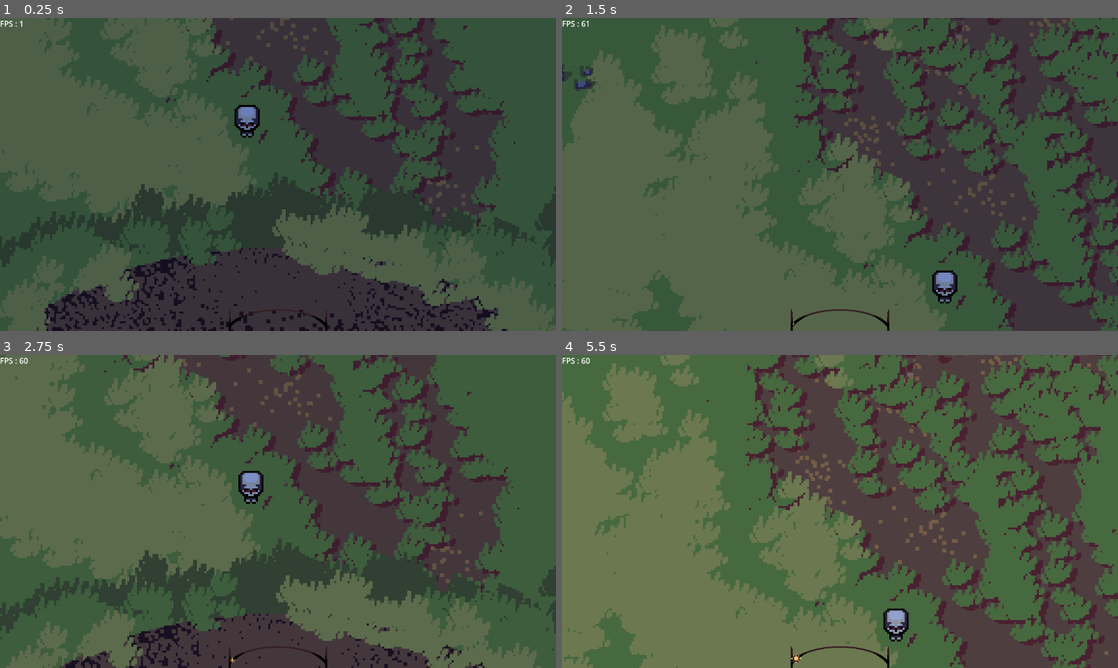
Above: before the commit, frames 1-4 (two rows, left to right).
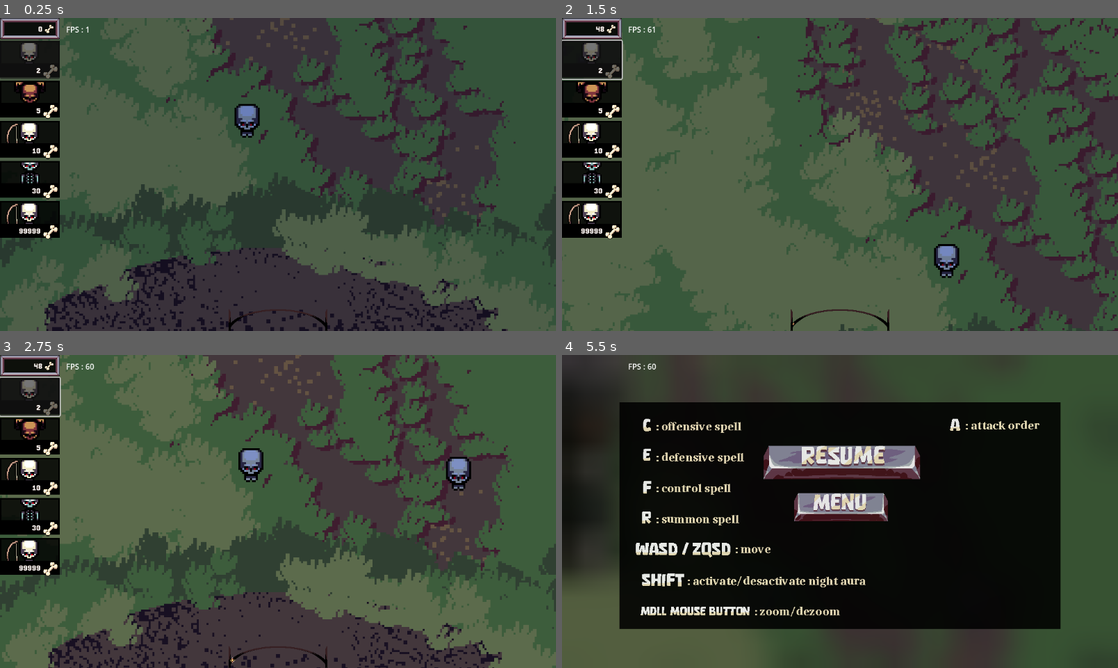
Above: after the commit, the same moments.

Repository: Senjia12/Gamejam2
Game: Godot game, scene res://Level/main.tscn
The game is run twice, just before and just after one commit, with the same random seed, the same clock (stepped at 60 frames per second) and the same inputs.
Inputs (mouse positions are in pixels of both pictures, inside the frame that each line leads up to):
- Up to frame 1 (0.25 s): no input
- Up to frame 2 (1.5 s): click (589, 58) at 0.52 s; move the mouse to (962, 158) at 1.27 s; hold D (right) from 1.28 s (still down); click (962, 158) at 1.35 s
- Up to frame 3 (2.75 s): move the mouse to (166, 527) at 2.02 s; release D (right) at 2.03 s; hold S (down) from 2.03 s (still down); tap Q (attack) at 2.1 s; click (166, 527) at 2.3 s
- Up to frame 4 (5.5 s): move the mouse to (895, 442) at 2.77 s; release S (down) at 2.78 s; hold D (right) 2.78-3.53 s; right-click (895, 442) at 2.85 s; click (895, 442) at 3.05 s; move the mouse to (812, 574) at 3.52 s; hold W (up) 3.53-4.28 s; click (812, 574) at 3.6 s; move the mouse to (1006, 558) at 4.27 s; hold A (left) from 4.28 s (still down); click (1006, 558) at 4.35 s; tap Escape (esc, bound only after the commit) at 4.9 s; move the mouse to (673, 464) at 5.02 s; tap Q (attack) at 5.1 s; click (673, 464) at 5.3 s

The runs differ from the first frame. In frame 1, 7.2% of the frame differs, in the area x 0-47%, y 0-71%; in frame 2, 39%; in frame 3, 42%; in frame 4, 86%, in the area x 0-100%, y 0-100%.

Commit message:
achat de squellete base

Diff:
--- a/coincoin/Globals.gd
+++ b/coincoin/Globals.gd
@@ -2,7 +2,8 @@
 
 
 var night := true
-
+var bone_counter
+var bone_pill
 
 
 var player
--- a/coincoin/Level/Cam controller/unit_select.gd
+++ b/coincoin/Level/Cam controller/unit_select.gd
@@ -9,6 +9,7 @@
 
 const CURSEUR_BASE = preload("res://UI/curseur base.png")
 const EPEE = preload("res://UI/épée.png")
+const BOTTE = preload("res://UI/botte.png")
 const MARQUEUR = preload("res://UI/Marqueur/marqueur.tscn")
 
 var a_pressed := false
@@ -28,7 +29,7 @@
 		a_pressed = true
 		Input.set_custom_mouse_cursor(EPEE)
 	if Input.is_action_just_released("click_gauche") && a_pressed && Globals.unit_select != []:
-		Input.set_custom_mouse_cursor(CURSEUR_BASE)
+		Input.set_custom_mouse_cursor(BOTTE,0,Vector2(16,16))
 		a_pressed = false
 		var marqueur_instance = MARQUEUR.instantiate()
 		marqueur_instance.position = get_global_mouse_position()
@@ -57,6 +58,8 @@
 				queue_redraw()
 		elif event.button_index != MOUSE_BUTTON_LEFT:
 			Input.set_custom_mouse_cursor(CURSEUR_BASE)
+			if Globals.unit_select != []:
+				Input.set_custom_mouse_cursor(BOTTE,0,Vector2(16,16))
 			a_pressed = false
 	elif event is InputEventMouseMotion:
 		if selecting:
@@ -82,3 +85,7 @@
 		else:
 			unit.is_selected = false
 			Globals.unit_select.erase(unit)
+	if Globals.unit_select != []:
+		Input.set_custom_mouse_cursor(BOTTE,0,Vector2(16,16))
+	else:
+		Input.set_custom_mouse_cursor(CURSEUR_BASE)
--- a/coincoin/Level/fosse_a_squellette.gd
+++ b/coincoin/Level/fosse_a_squellette.gd
@@ -2,6 +2,22 @@
 
 
 @onready var state := [preload("res://Level/Décor/fosse/fosse 0.png"), preload("res://Level/Décor/fosse/fosse 1.png"),  …(287 unchanged characters)…
+const POTI_SQUELLETTE = preload("res://Unit/poti squellette/poti squellette.tscn")
+@onready var spawn_parent: NavigationRegion2D = $"../Terrain/NavigationRegion2D"
+
+
+@onready var pos: Node2D = $"spawn pos/pos"
+
+var next_spawn
+
+func _ready() -> void:
+	Globals.bone_pill = self
+
+
+func spawn(what):
+	$"spawn pos".global_rotation = randi()%360
+	next_spawn = what
+	$delay.start()
 
 
 func update_state(squellette):
@@ -21,3 +37,14 @@
 		texture = state[6]
 	else:
 		texture = state[7]
+
+
+func _on_delay_timeout() -> void:
+	if $"spawn pos/pos/Area2D".get_overlapping_bodies() == []:
+		if next_spawn == "poti squellette":
+			var poti_squellette = POTI_SQUELLETTE.instantiate()
+			poti_squellette.global_position = pos.global_position
+			spawn_parent.add_child(poti_squellette)
+	else:
+		$"spawn pos".global_rotation = randi()%360
+		$delay.start()
--- a/coincoin/Level/main.tscn
+++ b/coincoin/Level/main.tscn
@@ -10,12 +10,29 @@
 [ext_resource type="Script" path="res://Level/Décor/terrain generation.gd" id="8_qxubo"]
 [ext_resource type="Script" path="res://Level/day_night_cycle.gd" id="9_d34sj"]
 [ext_resource type="Script" path="res://UI/fps.gd" id="9_wtiph"]
+[ext_resource type="Shader" path="res://UI/shader/blur.gdshader" id="10_hnh7q"]
 [ext_resource type="Texture2D" uid="uid://d1uo675bmndvh" path="res://UI/image.png" id="10_ldxxe"]
 [ext_resource type="Texture2D" uid="uid://cokvtcd1t40xj" path="res://UI/image (2).png" id="11_63304"]
 [ext_resource type="Texture2D" uid="uid://b6f3mwv8lv8sb" path="res://UI/image (1).png" id="12_kqbog"]
+[ext_resource type="Texture2D" uid="uid://du5owmsa1h44x" path="res://UI/achat squellette/compteur_os.png" id="13_6ucth"]
+[ext_resource type="Texture2D" uid="uid://cmcqbv7c78lfi" path="res://UI/achat squellette/ui_invoccheval.png" id="14_hp4yc"]
+[ext_resource type="Texture2D" uid="uid://qm4qayohc6o2" path="res://UI/achat squellette/ui_invocsquelett.png" id="14_phhdv"]
+[ext_resource type="Script" path="res://UI/achat squellette/conteur_os.gd" id="14_un8gy"]
+[ext_resource type="Texture2D" uid="uid://c32vjslcfxsf1" path="res://UI/uiiiiipause.png" id="15_28fe6"]
+[ext_resource type="Script" path="res://Level/pause_menu.gd" id="15_chd8v"]
+[ext_resource type="FontFile" uid="uid://cxsyqol86cuds" path="res://UI/BabaMediumPixels.ttf" id="15_yflrp"]
+[ext_resource type="Texture2D" uid="uid://bxi5yaosa0s0e" path="res://UI/achat squellette/ui_invocexplo.png" id="16_o4s5s"]
+[ext_resource type="Script" path="res://Level/spawner.gd" id="17_2p2yo"]
+[ext_resource type="Texture2D" uid="uid://cqvxpk3cgjdav" path="res://UI/achat squellette/ui_invoclong.png" id="17_68tkg"]
+[ext_resource type="Texture2D" uid="uid://b74v2tx5yh5mt" path="res://UI/achat squellette/ui_invocsqueletarchert.png" id="18_i3vpa"]
+[ext_resource type="Texture2D" uid="uid://sgj7p62oaxct" path="res://UI/achat squellette/ui_invocgros.png" id="20_lis2n"]
+[ext_resource type="Texture2D" uid="uid://ghj70d1f3p5n" path="res://UI/achat squellette/ui_invocgeant.png" id="21_btisa"]
 
 [sub_resource type="CircleShape2D" id="CircleShape2D_r3k5b"]
 radius = 162.788
+
+[sub_resource type="CircleShape2D" id="CircleShape2D_1dfrv"]
+radius = 11.0
 
 [sub_resource type="TileSetAtlasSource" id="TileSetAtlasSource_8v671"]
 texture = ExtResource("7_iuip1")
@@ -218,13 +235,23 @@
 }
 point_count = 14
 
+[sub_resource type="ShaderMaterial" id="ShaderMaterial_uoxe0"]
+shader = ExtResource("10_hnh7q")
+shader_parameter/lod = 5.0
+shader_parameter/mix_percentage = 0.2
+
 [node name="Main" type="Node2D"]
 
 [node name="Cam controller" type="Camera2D" parent="."]
 position = Vector2(0, -137)
 zoom = Vector2(4, 4)
+limit_left = -5000
+limit_top = -5000
+limit_right = 5000
+limit_bottom = 5000
+limit_smoothed = true
 position_smoothing_enabled = true
-position_smoothing_speed = 12.0
+position_smoothing_speed = 10.0
 script = ExtResource("2_x58xy")
 
 [node name="Nécromancien" parent="." instance=ExtResource("3_6rrow")]
@@ -247,14 +274,31 @@
 scale = Vector2(1, 0.63)
 shape = SubResource("CircleShape2D_r3k5b")
 
+[node name="spawn pos" type="Node2D" parent="Fosse a squellette"]
+
+[node name="pos" type="Node2D" parent="Fosse a squellette/spawn pos"]
+position = Vector2(177, 0)
+
+[node name="Area2D" type="Area2D" parent="Fosse a squellette/spawn pos/pos"]
+collision_layer = 4
+collision_mask = 4
+
+[node name="CollisionShape2D" type="CollisionShape2D" parent="Fosse a squellette/spawn pos/pos/Area2D"]
+shape = SubResource("CircleShape2D_1dfrv")
+
+[node name="delay" type="Timer" parent="Fosse a squellette"]
+wait_time = 0.01
+one_shot = true
+
 [node name="Terrain" type="TileMapLayer" parent="."]
-z_index = -4096
+z_index = -1000
 tile_map_data = PackedByteArray("AAD/////AAAAAAAAAAD//wAAAAAAAAAAAAAAAAAAAAAAAAAAAAAAAP//AAAAAAAAAAD+////AAAAAAAAAAD+/w …(944 unchanged characters)…
 tile_set = SubResource("TileSet_t4kdc")
 script = ExtResource("8_qxubo")
 
 [node name="NavigationRegion2D" type="NavigationRegion2D" parent="Terrain"]
 visible = false
+z_index = 1000
 y_sort_enabled = true
 navigation_polygon = SubResource("NavigationPolygon_ihopg")
 
@@ -270,9 +314,6 @@
 [node name="Squellette prefab" parent="Terrain/NavigationRegion2D" instance=ExtResource("8_npqbc")]
 position = Vector2(-16, -156)
 
-[node name="Camera2D" type="Camera2D" parent="."]
-zoom = Vector2(0.1, 0.1)
-
 [node name="ysort" type="Node2D" parent="."]
 y_sort_enabled = true
 
@@ -290,12 +331,6 @@
 one_shot = true
 
 [node name="CanvasLayer" type="CanvasLayer" parent="."]
-
-[node name="fps" type="Label" parent="CanvasLayer"]
-offset_right = 40.0
-offset_bottom = 23.0
-text = "FPS : "
-script = ExtResource("9_wtiph")
 
 [node name="day night" type="Control" parent="CanvasLayer"]
 layout_mode = 3
@@ -344,6 +379,382 @@
 [node name="Sprite2D" type="Sprite2D" parent="CanvasLayer/day night/Path2D/soleil"]
 texture = ExtResource("12_kqbog")
 
+[node name="achat squellette" type="VBoxContainer" parent="CanvasLayer"]
+anchors_preset = 9
+anchor_bottom = 1.0
+offset_right = 124.0
+grow_vertical = 2
+
+[node name="conteur os" type="TextureRect" parent="CanvasLayer/achat squellette"]
+layout_mode = 2
+texture = ExtResource("13_6ucth")
+expand_mode = 5
+script = ExtResource("14_un8gy")
+
+[node name="Label" type="Label" parent="CanvasLayer/achat squellette/conteur os"]
+layout_mode = 1
+anchors_preset = 7
+anchor_left = 0.5
+anchor_top = 1.0
+anchor_right = 0.5
+anchor_bottom = 1.0
+offset_left = -61.0
+offset_top = -35.937
+offset_right = 27.0
+offset_bottom = -4.93701
+grow_horizontal = 2
+grow_vertical = 0
+theme_override_colors/font_color = Color(1, 1, 1, 1)
+theme_override_colors/font_outline_color = Color(0.784314, 0.607843, 0.52549, 1)
+theme_override_constants/outline_size = 1
+theme_override_fonts/font = ExtResource("15_yflrp")
+text = "0"
+horizontal_alignment = 2
+vertical_alignment = 1
+
+[node name="poti squellette" type="TextureRect" parent="CanvasLayer/achat squellette"]
+layout_mode = 2
+texture = ExtResource("14_phhdv")
+expand_mode = 5
+script = ExtResource("17_2p2yo")
+
+[node name="spawn" type="Button" parent="CanvasLayer/achat squellette/poti squellette"]
+layout_mode = 1
+anchors_preset = 15
+anchor_right = 1.0
+anchor_bottom = 1.0
+grow_horizontal = 2
+grow_vertical = 2
+
+[node name="Label" type="Label" parent="CanvasLayer/achat squellette/poti squellette"]
+layout_mode = 1
+anchors_preset = 7
+anchor_left = 0.5
+anchor_top = 1.0
+anchor_right = 0.5
+anchor_bottom = 1.0
+offset_left = -61.5
+offset_top = -28.9625
+offset_right = 22.5
+offset_bottom = -4.9625
+grow_horizontal = 2
+grow_vertical = 0
+theme_override_colors/font_color = Color(1, 1, 1, 1)
+theme_override_colors/font_outline_color = Color(0.784314, 0.607843, 0.52549, 1)
+theme_override_constants/outline_size = 1
+theme_override_fonts/font = ExtResource("15_yflrp")
+text = "2"
+horizontal_alignment = 2
+vertical_alignment = 1
+
+[node name="squellette explo" type="TextureRect" parent="CanvasLayer/achat squellette"]
+layout_mode = 2
+texture = ExtResource("16_o4s5s")
+expand_mode = 5
+script = ExtResource("17_2p2yo")
+
+[node name="spawn" type="Button" parent="CanvasLayer/achat squellette/squellette explo"]
+visible = false
+layout_mode = 1
+anchors_preset = 15
+anchor_right = 1.0
+anchor_bottom = 1.0
+grow_horizontal = 2
+grow_vertical = 2
+
+[node name="Label" type="Label" parent="CanvasLayer/achat squellette/squellette explo"]
+layout_mode = 1
+anchors_preset = 7
+anchor_left = 0.5
+anchor_top = 1.0
+anchor_right = 0.5
+anchor_bottom = 1.0
+offset_left = -61.5
+offset_top = -28.9625
+offset_right = 22.5
+offset_bottom = -4.9625
+grow_horizontal = 2
+grow_vertical = 0
+theme_override_colors/font_color = Color(1, 1, 1, 1)
+theme_override_colors/font_outline_color = Color(0.784314, 0.607843, 0.52549, 1)
+theme_override_constants/outline_size = 1
+theme_override_fonts/font = ExtResource("15_yflrp")
+text = "5"
+horizontal_alignment = 2
+vertical_alignment = 1
+
+[node name="squellette arché" type="TextureRect" parent="CanvasLayer/achat squellette"]
+layout_mode = 2
+texture = ExtResource("18_i3vpa")
+expand_mode = 5
+script = ExtResource("17_2p2yo")
+
+[node name="spawn" type="Button" parent="CanvasLayer/achat squellette/squellette arché"]
+visible = false
+layout_mode = 1
+anchors_preset = 15
+anchor_right = 1.0
+anchor_bottom = 1.0
+grow_horizontal = 2
+grow_vertical = 2
+
+[node name="Label" type="Label" parent="CanvasLayer/achat squellette/squellette arché"]
+layout_mode = 1
+anchors_preset = 7
+anchor_left = 0.5
+anchor_top = 1.0
+anchor_right = 0.5
+anchor_bottom = 1.0
+offset_left = -61.5
+offset_top = -28.9625
+offset_right = 22.5
+offset_bottom = -4.9625
+grow_horizontal = 2
+grow_vertical = 0
+theme_override_colors/font_color = Color(1, 1, 1, 1)
+theme_override_colors/font_outline_color = Color(0.784314, 0.607843, 0.52549, 1)
+theme_override_constants/outline_size = 1
+theme_override_fonts/font = ExtResource("15_yflrp")
+text = "10"
+horizontal_alignment = 2
+vertical_alignment = 1
+
+[node name="squellette range" type="TextureRect" parent="CanvasLayer/achat squellette"]
+layout_mode = 2
+texture = ExtResource("17_68tkg")
+expand_mode = 5
+script = ExtResource("17_2p2yo")
+
+[node name="spawn" type="Button" parent="CanvasLayer/achat squellette/squellette range"]
+visible = false
+layout_mode = 1
+anchors_preset = 15
+anchor_right = 1.0
+anchor_bottom = 1.0
+grow_horizontal = 2
+grow_vertical = 2
+
+[node name="Label" type="Label" parent="CanvasLayer/achat squellette/squellette range"]
+layout_mode = 1
+anchors_preset = 7
+anchor_left = 0.5
+anchor_top = 1.0
+anchor_right = 0.5
+anchor_bottom = 1.0
+offset_left = -61.5
+offset_top = -28.9625
+offset_right = 22.5
+offset_bottom = -4.9625
+grow_horizontal = 2
+grow_vertical = 0
+theme_override_colors/font_color = Color(1, 1, 1, 1)
+theme_override_colors/font_outline_color = Color(0.784314, 0.607843, 0.52549, 1)
+theme_override_constants/outline_size = 1
+theme_override_fonts/font = ExtResource("15_yflrp")
+text = "30"
+horizontal_alignment = 2
+vertical_alignment = 1
+
+[node name="squellette mortier" type="TextureRect" parent="CanvasLayer/achat squellette"]
+layout_mode = 2
+texture = ExtResource("18_i3vpa")
+expand_mode = 5
+script = ExtResource("17_2p2yo")
+
+[node name="spawn" type="Button" parent="CanvasLayer/achat squellette/squellette mortier"]
+visible = false
+layout_mode = 1
+anchors_preset = 15
+anchor_right = 1.0
+anchor_bottom = 1.0
+grow_horizontal = 2
+grow_vertical = 2
+
+[node name="Label" type="Label" parent="CanvasLayer/achat squellette/squellette mortier"]
+layout_mode = 1
+anchors_preset = 7
+anchor_left = 0.5
+anchor_top = 1.0
+anchor_right = 0.5
+anchor_bottom = 1.0
+offset_left = -61.5
+offset_top = -28.9625
+offset_right = 22.5
+offset_bottom = -4.9625
+grow_horizontal = 2
+grow_vertical = 0
+theme_override_colors/font_color = Color(1, 1, 1, 1)
+theme_override_colors/font_outline_color = Color(0.784314, 0.607843, 0.52549, 1)
+theme_override_constants/outline_size = 1
+theme_override_fonts/font = ExtResource("15_yflrp")
+text = "99999"
+horizontal_alignment = 2
+vertical_alignment = 1
+
+[node name="squellette ponnay" type="TextureRect" parent="CanvasLayer/achat squellette"]
+visible = false
+layout_mode = 2
+texture = ExtResource("14_hp4yc")
+expand_mode = 5
+script = ExtResource("17_2p2yo")
+
+[node name="spawn" type="Button" parent="CanvasLayer/achat squellette/squellette ponnay"]
+visible = false
+layout_mode = 1
+anchors_preset = 15
+anchor_right = 1.0
+anchor_bottom = 1.0
+grow_horizontal = 2
+grow_vertical = 2
+
+[node name="Label" type="Label" parent="CanvasLayer/achat squellette/squellette ponnay"]
+layout_mode = 1
+anchors_preset = 7
+anchor_left = 0.5
+anchor_top = 1.0
+anchor_right = 0.5
+anchor_bottom = 1.0
+offset_left = -61.5
+offset_top = -28.9625
+offset_right = 22.5
+offset_bottom = -4.9625
+grow_horizontal = 2
+grow_vertical = 0
+theme_override_colors/font_color = Color(1, 1, 1, 1)
+theme_override_colors/font_outline_color = Color(0.784314, 0.607843, 0.52549, 1)
+theme_override_constants/outline_size = 1
+theme_override_fonts/font = ExtResource("15_yflrp")
+text = "25"
+horizontal_alignment = 2
+vertical_alignment = 1
+
+[node name="squellette gros" type="TextureRect" parent="CanvasLayer/achat squellette"]
+visible = false
+layout_mode = 2
+texture = ExtResource("20_lis2n")
+expand_mode = 5
+script = ExtResource("17_2p2yo")
+
+[node name="spawn" type="Button" parent="CanvasLayer/achat squellette/squellette gros"]
+visible = false
+layout_mode = 1
+anchors_preset = 15
+anchor_right = 1.0
+anchor_bottom = 1.0
+grow_horizontal = 2
+grow_vertical = 2
+
+[node name="Label" type="Label" parent="CanvasLayer/achat squellette/squellette gros"]
+layout_mode = 1
+anchors_preset = 7
+anchor_left = 0.5
+anchor_top = 1.0
+anchor_right = 0.5
+anchor_bottom = 1.0
+offset_left = -61.5
+offset_top = -28.9625
+offset_right = 22.5
+offset_bottom = -4.9625
+grow_horizontal = 2
+grow_vertical = 0
+theme_override_colors/font_color = Color(1, 1, 1, 1)
+theme_override_colors/font_outline_color = Color(0.784314, 0.607843, 0.52549, 1)
+theme_override_constants/outline_size = 1
+theme_override_fonts/font = ExtResource("15_yflrp")
+text = "25
+"
+horizontal_alignment = 2
+vertical_alignment = 1
+
+[node name="squellette énorme" type="TextureRect" parent="CanvasLayer/achat squellette"]
+visible = false
+layout_mode = 2
+texture = ExtResource("21_btisa")
+expand_mode = 5
+script = ExtResource("17_2p2yo")
+
+[node name="spawn" type="Button" parent="CanvasLayer/achat squellette/squellette énorme"]
+visible = false
+layout_mode = 1
+anchors_preset = 15
+anchor_right = 1.0
+anchor_bottom = 1.0
+grow_horizontal = 2
+grow_vertical = 2
+
+[node name="Label" type="Label" parent="CanvasLayer/achat squellette/squellette énorme"]
+layout_mode = 1
+anchors_preset = 7
+anchor_left = 0.5
+anchor_top = 1.0
+anchor_right = 0.5
+anchor_bottom = 1.0
+offset_left = -61.5
+offset_top = -28.9625
+offset_right = 22.5
+offset_bottom = -4.9625
+grow_horizontal = 2
+grow_vertical = 0
+theme_override_colors/font_color = Color(1, 1, 1, 1)
+theme_override_colors/font_outline_color = Color(0.784314, 0.607843, 0.52549, 1)
+theme_override_constants/outline_size = 1
+theme_override_fonts/font = ExtResource("15_yflrp")
+text = "100"
+horizontal_alignment = 2
+vertical_alignment = 1
+
+[node name="pause menu" type="ColorRect" parent="CanvasLayer"]
+process_mode = 3
+visible = false
+material = SubResource("ShaderMaterial_uoxe0")
+anchors_preset = 15
+anchor_right = 1.0
+anchor_bottom = 1.0
+grow_horizontal = 2
+grow_vertical = 2
+script = ExtResource("15_chd8v")
+
+[node name="pause menu" type="TextureRect" parent="CanvasLayer/pause menu"]
+layout_mode = 1
+anchors_preset = 8
+anchor_left = 0.5
+anchor_top = 0.5
+anchor_right = 0.5
+anchor_bottom = 0.5
+offset_left = -576.0
+offset_top = -324.0
+offset_right = 576.0
+offset_bottom = 324.0
+grow_horizontal = 2
+grow_vertical = 2
+texture = ExtResource("15_28fe6")
+
+[node name="resume" type="Button" parent="CanvasLayer/pause menu"]
+modulate = Color(1, 1, 1, 0)
+layout_mode = 1
+anchors_preset = 8
+anchor_left = 0.5
+anchor_top = 0.5
+anchor_right = 0.5
+anchor_bottom = 0.5
+offset_left = -159.0
+offset_top = -135.385
+offset_right = 166.0
+offset_bottom = -69.385
+grow_horizontal = 2
+grow_vertical = 2
+
+[node name="fps" type="Label" parent="CanvasLayer"]
+process_mode = 3
+offset_left = 137.0
+offset_top = 12.0
+offset_right = 177.0
+offset_bottom = 35.0
+text = "FPS : "
+script = ExtResource("9_wtiph")
+
+[connection signal="timeout" from="Fosse a squellette/delay" to="Fosse a squellette" method="_on_delay_timeout"]
 [connection signal="timeout" from="Terrain/NavigationRegion2D/Delay" to="Terrain" method="_on_delay_timeout"]
 [connection signal="animation_finished" from="day_night cycle" to="day_night cycle" method="_on_animation_finished"]
 [connection signal="timeout" from="day_night cycle/day duration" to="day_night cycle" method="_on_day_duration_timeout"]
+[connection signal="pressed" from="CanvasLayer/pause menu/resume" to="CanvasLayer/pause menu" method="_on_resume_pressed"]
--- /dev/null
+++ b/coincoin/Level/pause_menu.gd
@@ -0,0 +1,23 @@
+extends ColorRect
+
+
+
+
+
+
+
+
+
+func _physics_process(delta: float) -> void:
+	if Input.is_action_just_pressed("esc"):
+		if !is_visible_in_tree():
+			show()
+			get_tree().paused = true
+		else:
+			hide()
+			get_tree().paused = false
+
+
+func _on_resume_pressed() -> void:
+	hide()
+	get_tree().paused = false
--- /dev/null
+++ b/coincoin/Level/spawner.gd
@@ -0,0 +1,13 @@
+extends TextureRect
+
+@export var cost := 2
+@export var type := "poti squellette"
+
+
+func _ready() -> void:
+	$spawn.connect("pressed",Callable(self,"spawn"))
+
+
+func spawn():
+	if Globals.bone_counter.cost(cost):
+		Globals.bone_pill.spawn("poti squellette")
--- /dev/null
+++ b/coincoin/UI/achat squellette/conteur_os.gd
@@ -0,0 +1,24 @@
+extends TextureRect
+
+
+var current_bones := 50
+@onready var display: Label = $Label
+
+
+func _ready() -> void:
+	Globals.bone_counter = self
+
+
+func add_bones(bones):
+	current_bones += bones
+	display.text = str(current_bones)
+	Globals.bone_pill.update_state(current_bones)
+
+
+func cost(bones):
+	if bones <= current_bones:
+		current_bones -= bones
+		display.text = str(current_bones)
+		Globals.bone_pill.update_state(current_bones)
+		return true
+	return false
--- /dev/null
+++ b/coincoin/UI/shader/blur.gdshader
@@ -0,0 +1,11 @@
+shader_type canvas_item;
+
+uniform float lod: hint_range(0.0, 5.0) = 5.0;
+uniform sampler2D SCREEN_TEXTURE : hint_screen_texture, filter_linear_mipmap;
+uniform float mix_percentage: hint_range(0.0, 1.0) = 0.3;
+
+void fragment(){
+	vec4 color = texture(SCREEN_TEXTURE, SCREEN_UV, lod);
+	color = mix(color, vec4(0,0,0,1), mix_percentage);
+	COLOR = color;
+}
--- /dev/null
+++ b/coincoin/UI/shader/outline.gdshader
@@ -0,0 +1,19 @@
+shader_type canvas_item;
+
+uniform vec4 outlineColor : source_color;
+uniform bool is_active;
+
+void fragment(){
+	if (is_active) {
+		float size_x = 1.0/float(textureSize(TEXTURE, 0).x);
+		float size_y = 1.0/float(textureSize(TEXTURE, 0).y);
+		vec4 sprite_color = texture(TEXTURE, UV);
+		float alpha = -4.0 * sprite_color.a;
+		alpha += texture(TEXTURE, UV + vec2(size_x, 0)).a;
+		alpha += texture(TEXTURE, UV + vec2(-size_x, 0)).a;
+		alpha += texture(TEXTURE, UV + vec2(0, size_y)).a;
+		alpha += texture(TEXTURE, UV + vec2(0, -size_y)).a;
+		vec4 final_color = mix(sprite_color, outlineColor, clamp(alpha, 0.0, 1.0));
+		COLOR = vec4(final_color.rgb, clamp(abs(alpha) + sprite_color.a, 0.0, 1.0));
+	}
+}
--- a/coincoin/Unit/poti squellette/poti squellette.tscn
+++ b/coincoin/Unit/poti squellette/poti squellette.tscn
@@ -190,4 +190,6 @@
 max_hp = 15
 
 [node name="AnimatedSprite2D" parent="." index="3"]
+position = Vector2(0, -0.0138893)
+scale = Vector2(1, 1.02778)
 sprite_frames = SubResource("SpriteFrames_mqxaq")
--- a/coincoin/Unit/squellette prefab/squellette_prefab.gd
+++ b/coincoin/Unit/squellette prefab/squellette_prefab.gd
@@ -48,24 +48,26 @@
 		if $"check front".get_overlapping_bodies() == [] or $"check front".get_overlapping_bodies() == [self]:
 			move_and_slide()
 
-	if abs(direction.x) <= 0.5:
-		if velocity.y < 0:
-			animatedSprite.play("move up")
-			looking = "up"
-		elif velocity.y > 0:
-			animatedSprite.play("move down")
-			looking = "down"
-	else:
-		animatedSprite.play("move right")
-		if velocity.x < 0:
-			animatedSprite.flip_h = true
-			looking = "right"
+			if abs(direction.x) <= 0.5:
+				if velocity.y < 0:
+					animatedSprite.play("move up")
+					looking = "up"
+				elif velocity.y > 0:
+					animatedSprite.play("move down")
+					looking = "down"
+			else:
+				animatedSprite.play("move right")
+				if velocity.x < 0:
+					animatedSprite.flip_h = true
+					looking = "right"
+				else:
+					animatedSprite.flip_h = false
+					looking = "right"
+
+			if velocity == Vector2.ZERO:
+				animatedSprite.play("idle " + looking)
 		else:
-			animatedSprite.flip_h = false
-			looking = "right"
-
-	if velocity == Vector2.ZERO:
-		animatedSprite.play("idle " + looking)
+			animatedSprite.play("idle " + looking)
 
 
 func take_damage(dmg):
--- a/coincoin/Unit/squellette prefab/squellette_prefab.tscn
+++ b/coincoin/Unit/squellette prefab/squellette_prefab.tscn
@@ -5,7 +5,7 @@
 [ext_resource type="Texture2D" uid="uid://dwgoj4idsiucx" path="res://Unit/squellette prefab/squellette base.png" id="2_qtprt"]
 
 [sub_resource type="CircleShape2D" id="CircleShape2D_vusxl"]
-radius = 4.0
+radius = 2.0
 
 [sub_resource type="CircleShape2D" id="CircleShape2D_crcds"]
 radius = 14.0
@@ -73,7 +73,7 @@
 }]
 
 [sub_resource type="RectangleShape2D" id="RectangleShape2D_2lk8f"]
-size = Vector2(7, 5)
+size = Vector2(2.5, 2)
 
 [node name="Squellette prefab" type="CharacterBody2D" groups=["Unit", "squellette"]]
 y_sort_enabled = true
@@ -82,7 +82,7 @@
 script = ExtResource("1_5ymbx")
 
 [node name="CollisionShape2D" type="CollisionShape2D" parent="."]
-position = Vector2(0, -3)
+position = Vector2(0, -2)
 shape = SubResource("CircleShape2D_vusxl")
 
 [node name="NavigationAgent2D" type="NavigationAgent2D" parent="."]
@@ -110,7 +110,7 @@
 collision_mask = 4
 
 [node name="CollisionShape2D" type="CollisionShape2D" parent="check front"]
-position = Vector2(3.5, 0.5)
+position = Vector2(1.75, 1)
 shape = SubResource("RectangleShape2D_2lk8f")
 
 [connection signal="body_entered" from="Attack_range" to="." method="_on_attack_range_body_entered"]
--- a/coincoin/project.godot
+++ b/coincoin/project.godot
@@ -62,6 +62,11 @@
 "events": [Object(InputEventKey,"resource_local_to_scene":false,"resource_name":"","device":-1,"window_id":0,"alt_press …(191 unchanged characters)…
 ]
 }
+esc={
+"deadzone": 0.5,
+"events": [Object(InputEventKey,"resource_local_to_scene":false,"resource_name":"","device":-1,"window_id":0,"alt_pressed":false,"shift_pressed":false,"ctrl_pressed":false,"meta_pressed":false,"pressed":false,"keycode":0,"physical_keycode":4194305,"key_label":0,"unicode":0,"location":0,"echo":false,"script":null)
+]
+}
 
 [rendering]
 
Not shown: 1 places in coincoin/Level/main.tscn that only renumber resources
Binary file added: coincoin/UI/BabaMediumPixels.ttf
Not shown, added: coincoin/UI/BabaMediumPixels.ttf.import
Binary file added: coincoin/UI/achat squellette/compteur_os.png
Not shown, added: coincoin/UI/achat squellette/compteur_os.png.import
Binary file added: coincoin/UI/achat squellette/ui_invoccheval.png
Not shown, added: coincoin/UI/achat squellette/ui_invoccheval.png.import
Binary file added: coincoin/UI/achat squellette/ui_invocexplo.png
Not shown, added: coincoin/UI/achat squellette/ui_invocexplo.png.import
Binary file added: coincoin/UI/achat squellette/ui_invocgeant.png
Not shown, added: coincoin/UI/achat squellette/ui_invocgeant.png.import
Binary file added: coincoin/UI/achat squellette/ui_invocgros.png
(and 11 more such lines)
